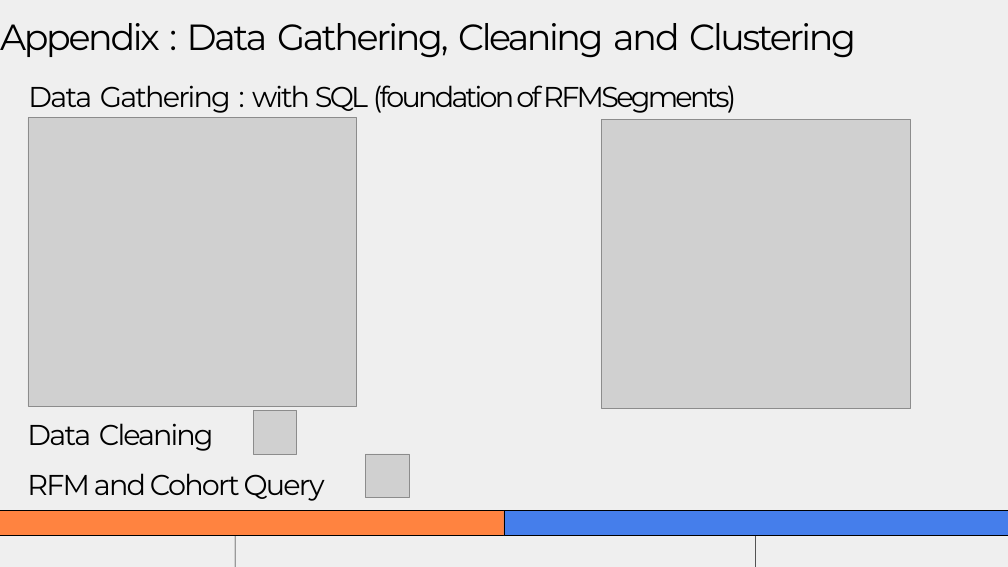
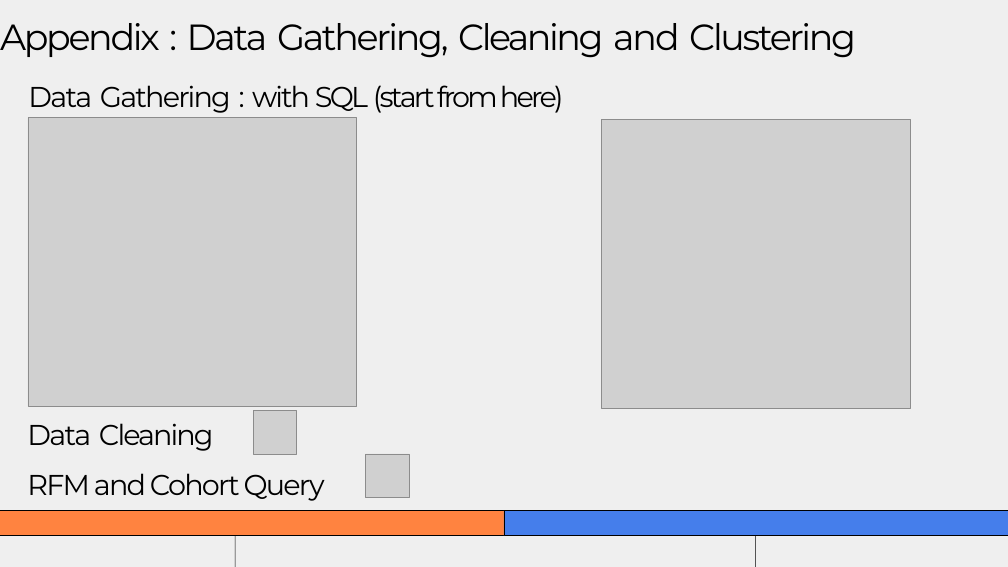
Before and after one commit to TachooDa/Customer-Segmentation-Analysis, a slide deck: slide 7 of cohort retention & rfm analysis.pptx. Drawn at 1008x567 pixels with LibreOffice and Linux fonts; fonts in the diff are those of the drawing; grey boxes stand for pictures. Boxes give left, top, right and bottom in pixels: in the first picture for what was removed or moved away, otherwise in the second. Text is boxed around its words. In the diff, an @@ line names an element or a change of style, - is before the commit and + after.

```diff
--- a/cohort retention & rfm analysis.pptx
+++ b/cohort retention & rfm analysis.pptx
@@ text at [28, 85, 564, 113]: text changed @@
-Data Gathering : with SQL (foundation of RFMSegments)
+Data Gathering : with SQL (start from here)
```
Also in this commit, not shown: 3 other slides changed.
